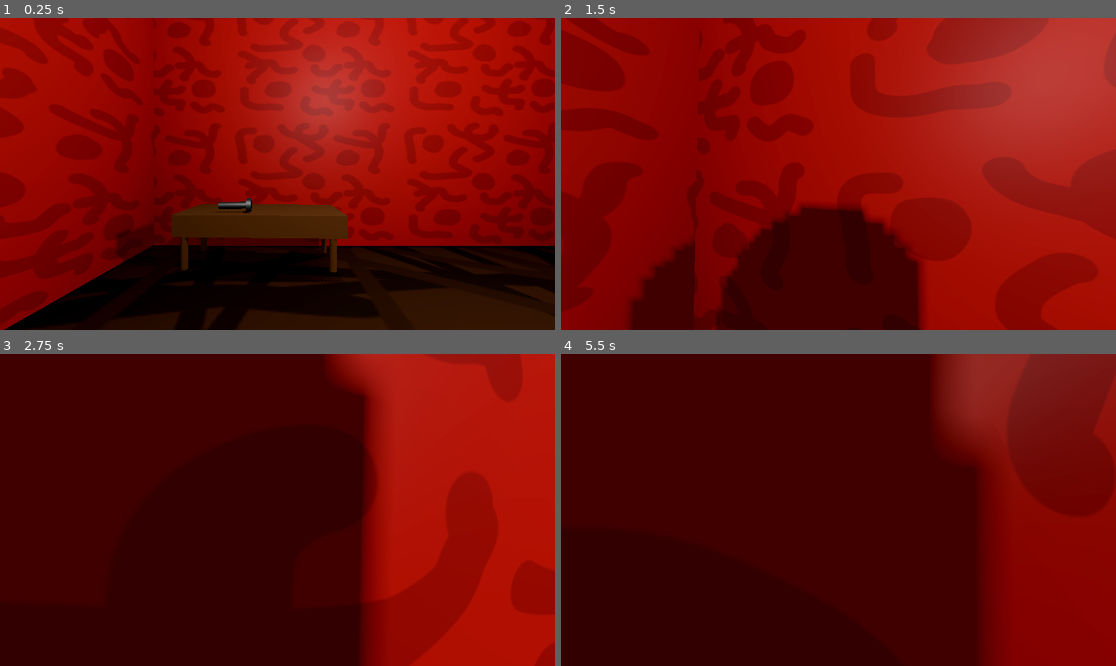
Above: before the commit, frames 1-4 (two rows, left to right).
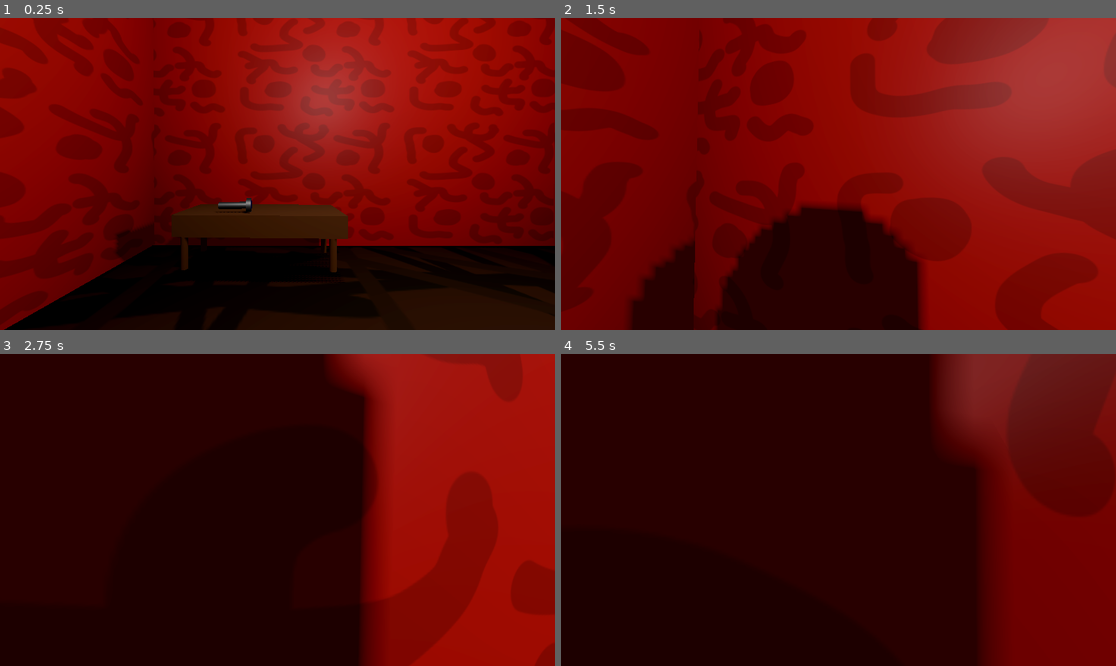
Above: after the commit, the same moments.

Repository: christiannoll/Basic3DGame
Game: Godot game, scene res://Scenes/level.tscn
The game is run twice, just before and just after one commit, with the same random seed, the same clock (stepped at 60 frames per second) and the same inputs.
Inputs (mouse positions are in pixels of both pictures, inside the frame that each line leads up to):
- Up to frame 1 (0.25 s): no input
- Up to frame 2 (1.5 s): tap Enter at 0.5 s; move the mouse to (832, 180) at 0.52 s; hold W (forward) from 0.53 s (still down); tap F (flashlight) at 0.6 s; tap Space (jump) at 0.77 s; move the mouse to (877, 177) at 1.27 s; tap E (interact) at 1.35 s
- Up to frame 3 (2.75 s): keep holding W (forward); tap Space (jump) at 1.52 s; move the mouse to (233, 506) at 2.02 s; tap Shift (sprint) at 2.1 s
- Up to frame 4 (5.5 s): move the mouse to (844, 510) at 2.77 s; release W (forward) at 2.78 s; hold A (left) 2.78-3.53 s; tap F (flashlight) at 2.85, 5.1 s; tap Space (jump) at 3.02, 3.77, 4.25, 4.52 s; move the mouse to (816, 503) at 3.52 s; hold W (forward) from 3.53 s (still down); tap E (interact) at 3.6 s; move the mouse to (866, 510) at 4.27 s; tap Shift (sprint) at 4.35 s; tap Enter at 5 s; move the mouse to (810, 510) at 5.02 s

The runs differ from the first frame. In frame 1, 0.3% of the frame differs, in the area x 2-100%, y 38-98%; in frame 2, 0.4%; in frame 3, 0.1%; in frame 4, 0.7%, in the area x 66-81%, y 0-100%.

Commit message:
Added ambient sound

Diff:
--- a/Scenes/level.tscn
+++ b/Scenes/level.tscn
@@ -8,6 +8,7 @@
 [ext_resource type="PackedScene" uid="uid://hpfjta44rurm" path="res://Scenes/light.tscn" id="6_0f350"]
 [ext_resource type="PackedScene" uid="uid://bjl3jv6rvfu2h" path="res://Scenes/table.tscn" id="7_8c0lf"]
 [ext_resource type="PackedScene" uid="uid://doiinythr3dgv" path="res://Scenes/flashlight.tscn" id="8_754fn"]
+[ext_resource type="AudioStream" uid="uid://benodiijv6apk" path="res://Sounds/ambience.mp3" id="9_bvt00"]
 
 [sub_resource type="ProceduralSkyMaterial" id="ProceduralSkyMaterial_51e2h"]
 sky_horizon_color = Color(0.66224277, 0.6717428, 0.6867428, 1)
@@ -18,7 +19,7 @@
 
 [sub_resource type="Environment" id="Environment_k5f4k"]
 background_mode = 1
-background_color = Color(0.24296579, 0.24296573, 0.24296573, 1)
+background_color = Color(0.16745102, 0.16745102, 0.16745102, 1)
 sky = SubResource("Sky_tumq0")
 tonemap_mode = 2
 glow_enabled = true
@@ -243,3 +244,32 @@
 
 [node name="Flashlight" parent="." unique_id=360502918 instance=ExtResource("8_754fn")]
 transform = Transform3D(-0.19945674, 0, -0.014731198, 0, 0.2, 0, 0.014731198, 0, -0.19945674, -0.5731386, 1.528923, -30.949368)
+
+[node name="ambience_sounds" type="Node3D" parent="." unique_id=133983811]
+
+[node name="ambience" type="AudioStreamPlayer3D" parent="ambience_sounds" unique_id=2123775214]
+transform = Transform3D(0.9999623, 0, 0.00869163, 0, 1, 0, -0.00869163, 0, 0.9999623, 27.085976, 5.4313946, -20.992012)
+stream = ExtResource("9_bvt00")
+autoplay = true
+max_distance = 60.0
+
+[node name="ambience2" type="AudioStreamPlayer3D" parent="ambience_sounds" unique_id=362081251]
+transform = Transform3D(0.9999623, 0, 0.00869163, 0, 1, 0, -0.00869163, 0, 0.9999623, -27.76829, 5.4313946, -20.992012)
+stream = ExtResource("9_bvt00")
+pitch_scale = 0.8
+autoplay = true
+max_distance = 60.0
+
+[node name="ambience3" type="AudioStreamPlayer3D" parent="ambience_sounds" unique_id=1365467686]
+transform = Transform3D(0.9999623, 0, 0.00869163, 0, 1, 0, -0.00869163, 0, 0.9999623, 1.6927681, 5.4313946, 38.294598)
+stream = ExtResource("9_bvt00")
+pitch_scale = 0.6
+autoplay = true
+max_distance = 60.0
+
+[node name="ambience4" type="AudioStreamPlayer3D" parent="ambience_sounds" unique_id=742898450]
+transform = Transform3D(0.9999623, 0, 0.00869163, 0, 1, 0, -0.00869163, 0, 0.9999623, 1.6927681, 5.4313946, -44.76791)
+stream = ExtResource("9_bvt00")
+pitch_scale = 0.4
+autoplay = true
+max_distance = 60.0
Not shown, changed: Sounds/ambience.mp3.import
